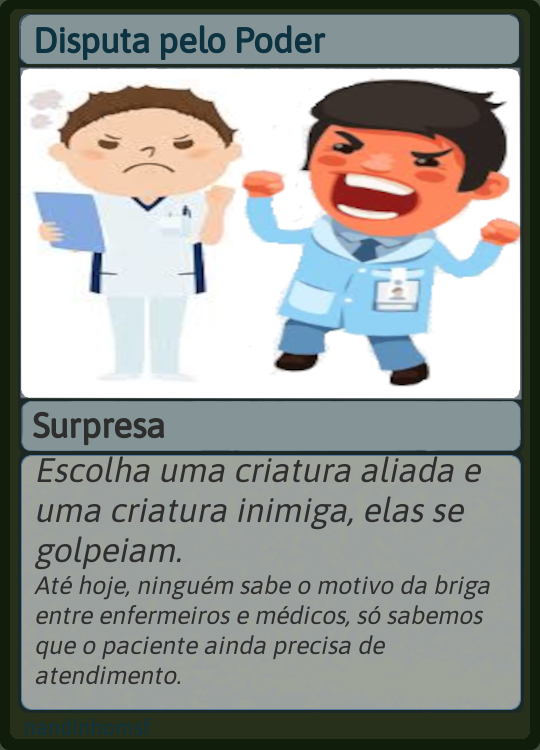
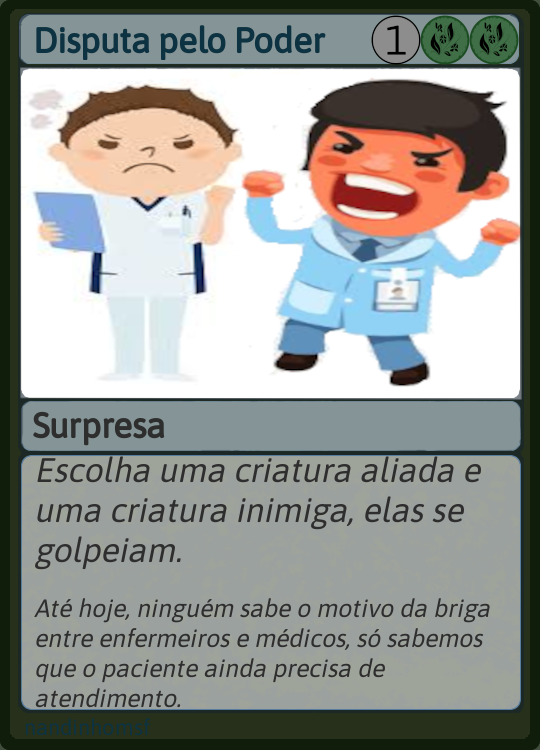
Before/after of a 540×750 layered artwork. What changed in the layer stack:
added layer "Camada colada #1" above "Type Text" over [371,15,421,65]
painted on "Type Text" over [420,15,519,65]
painted on "Escolha uma criatura aliada e ..." over [34,575,490,708]
